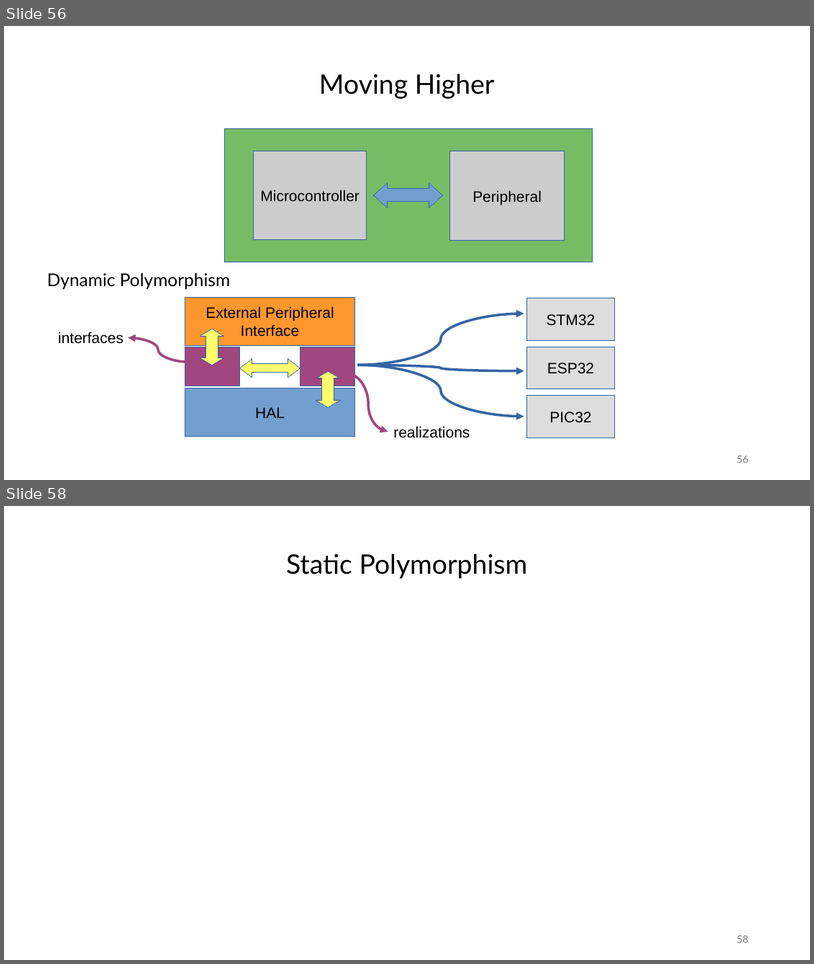
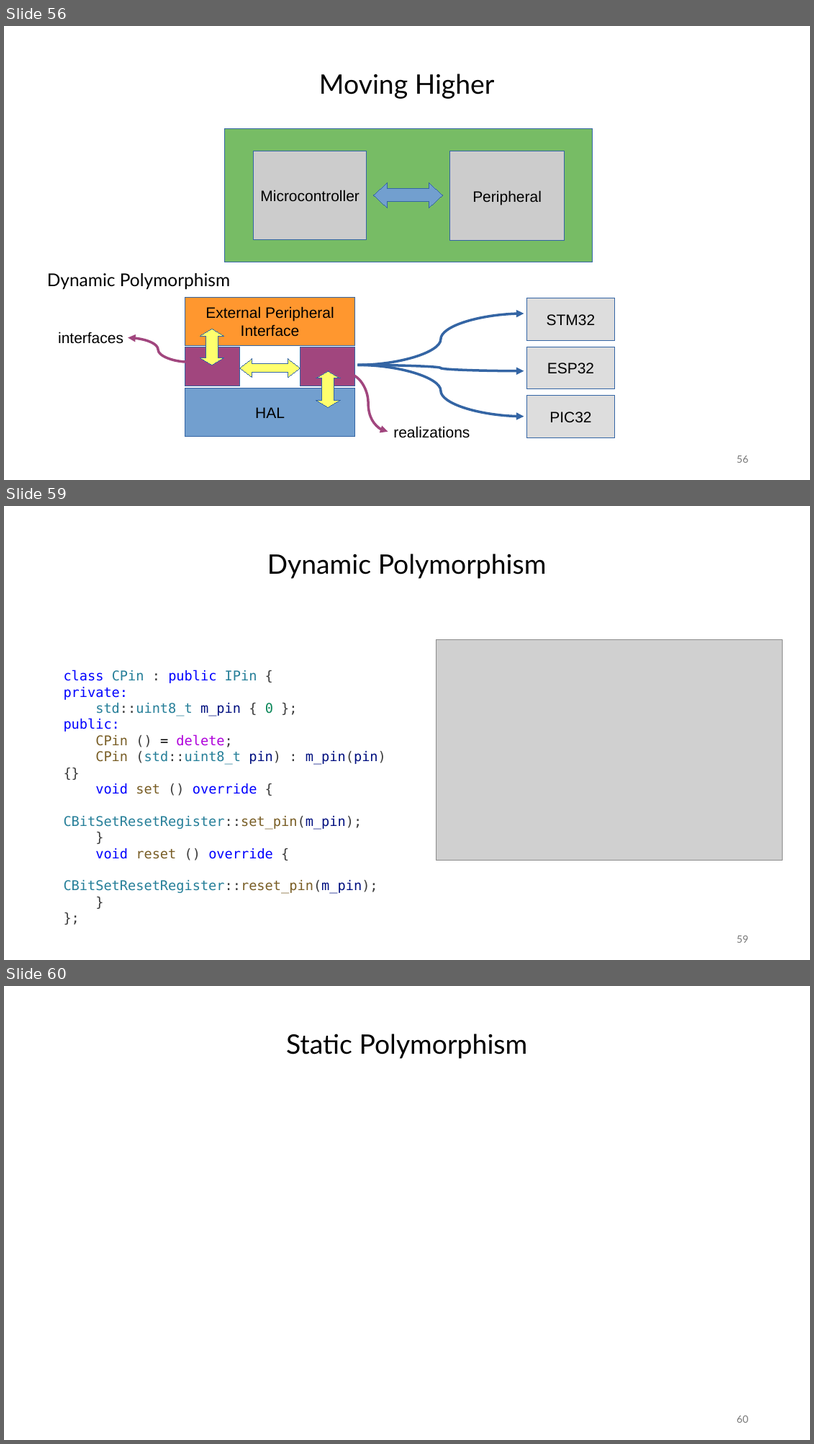
Before and after one commit to janos32783/cppcon_2024_cost_cpp_abstractions, a slide deck: presentation/cppcon.pptx. Shown one above the other, each under a label of ours: slides 56 and 58 before the commit, slides 56, 59 and 60 after it; the slides between them are not shown. The pictures are 814x964 and 814x1444 pixels, drawn with LibreOffice and Linux fonts; fonts in the diff are those of the drawing; grey boxes stand for pictures. Boxes give left, top, right and bottom in pixels: in the first picture for what was removed or moved away, otherwise in the second. Text is boxed around its words. In the diff, an @@ line names an element or a change of style, - is before the commit and + after.

Commit message:
wokring on polymorphism

```diff
--- a/presentation/cppcon.pptx
+++ b/presentation/cppcon.pptx
@@ slide 59 added at <box>4,506,810,960</box>, background #FFFFFF @@
@@ text added at <box>268,554,547,579</box>, 32 pt, text #000000 @@
+Dynamic Polymorphism
@@ picture added at <box>437,640,783,860</box> @@
@@ text added at <box>64,669,386,893</box>, 16 pt, text #267F99 @@
+class CPin : public IPin {
+private:
+std::uint8_t m_pin { 0 };
+public:
+CPin () = delete;
+CPin (std::uint8_t pin) : m_pin(pin) {}
+void set () override {
+CBitSetResetRegister::set_pin(m_pin);
+}
+void reset () override {
+CBitSetResetRegister::reset_pin(m_pin);
+}
+};
@@ page number added at <box>737,935,748,942</box>, 12 pt, text #787878 @@
+59
@@ what was slide 58 is now slide 60 @@
@@ page number at <box>737,1415,748,1422</box>: text changed @@
-58
+60
```
Also in this commit, not shown: 2 other slides added, 1 slide removed, 6 other files.
